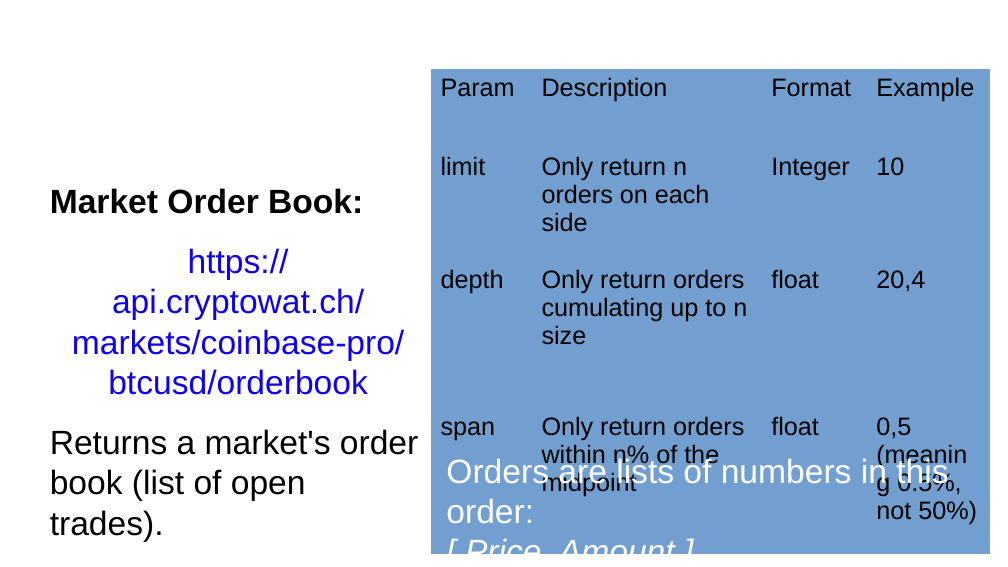
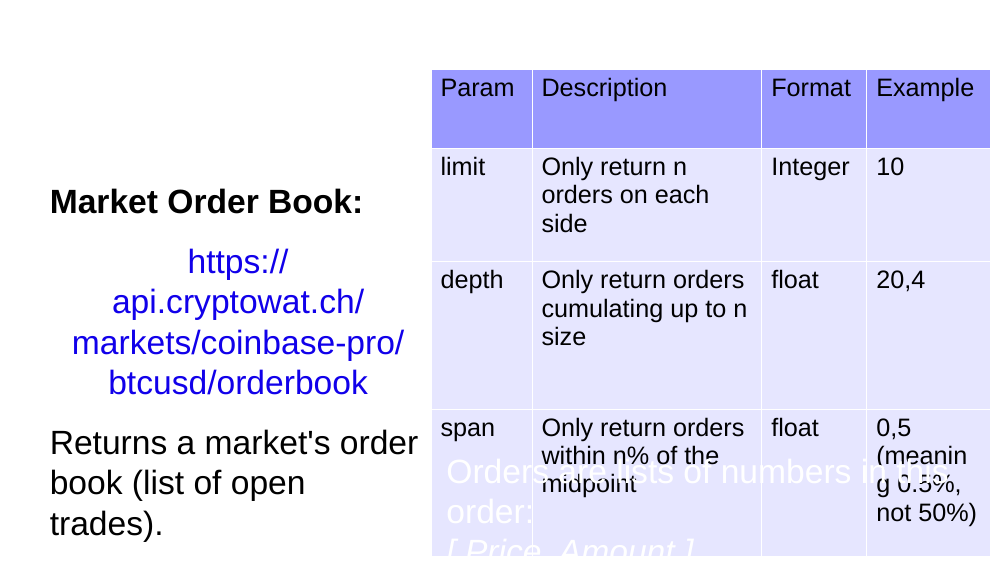
Before and after one commit to GabriM97/CryptoWolf, a slide deck: slide 13 of Student Presentation/Student_Presentation.odp. Drawn at 1008x567 pixels with LibreOffice and Linux fonts; fonts in the diff are those of the drawing; background and template pictures are left out. Boxes give left, top, right and bottom in pixels: in the first picture for what was removed or moved away, otherwise in the second. Text is boxed around its words. In the diff, an @@ line names an element or a change of style, - is before the commit and + after.

```diff
--- a/Student Presentation/Student_Presentation.odp
+++ b/Student Presentation/Student_Presentation.odp
@@ table at <box>430,69,990,530</box> @@
@@ fill #729FCF to #9999FF in row 1 @@
@@ fill #729FCF to #E6E6FF in 12 cells @@
@@ borders changed @@
```
Also in this commit, not shown: 6 other slides changed, 2 slides added, 2 slides removed.
